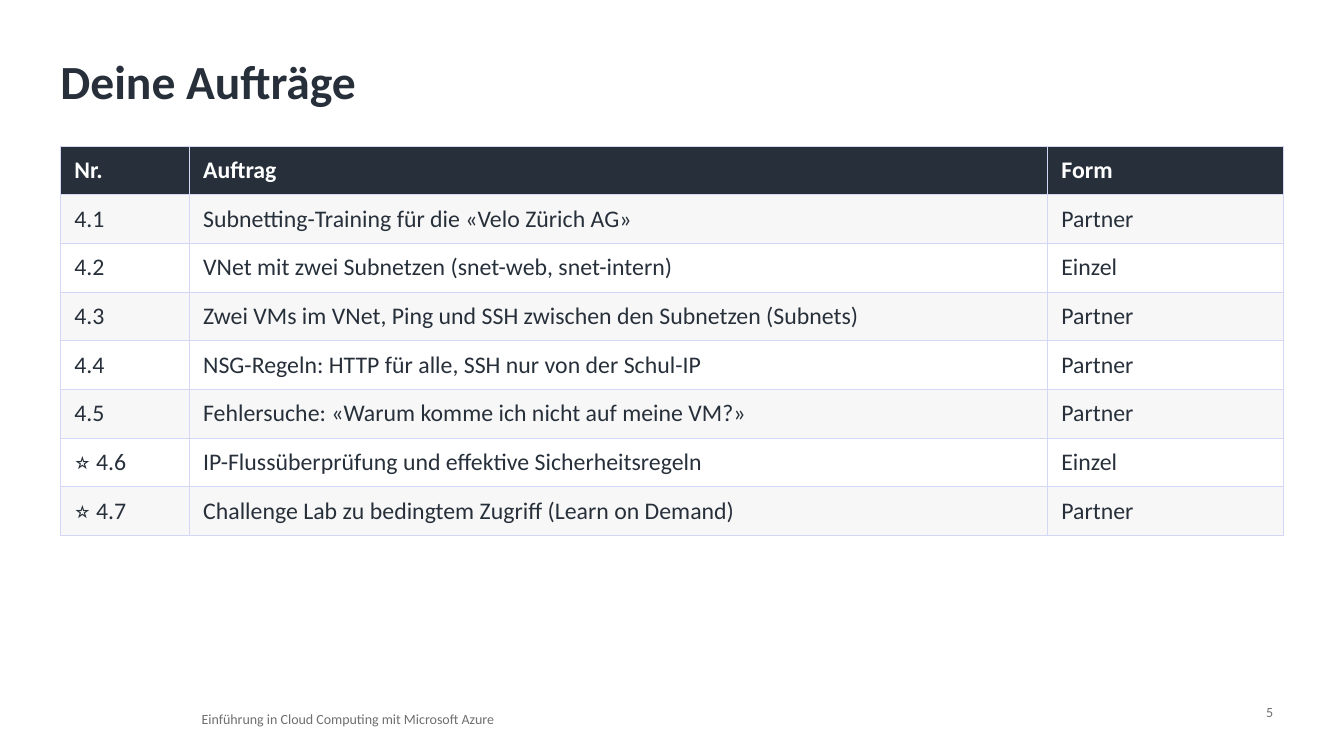
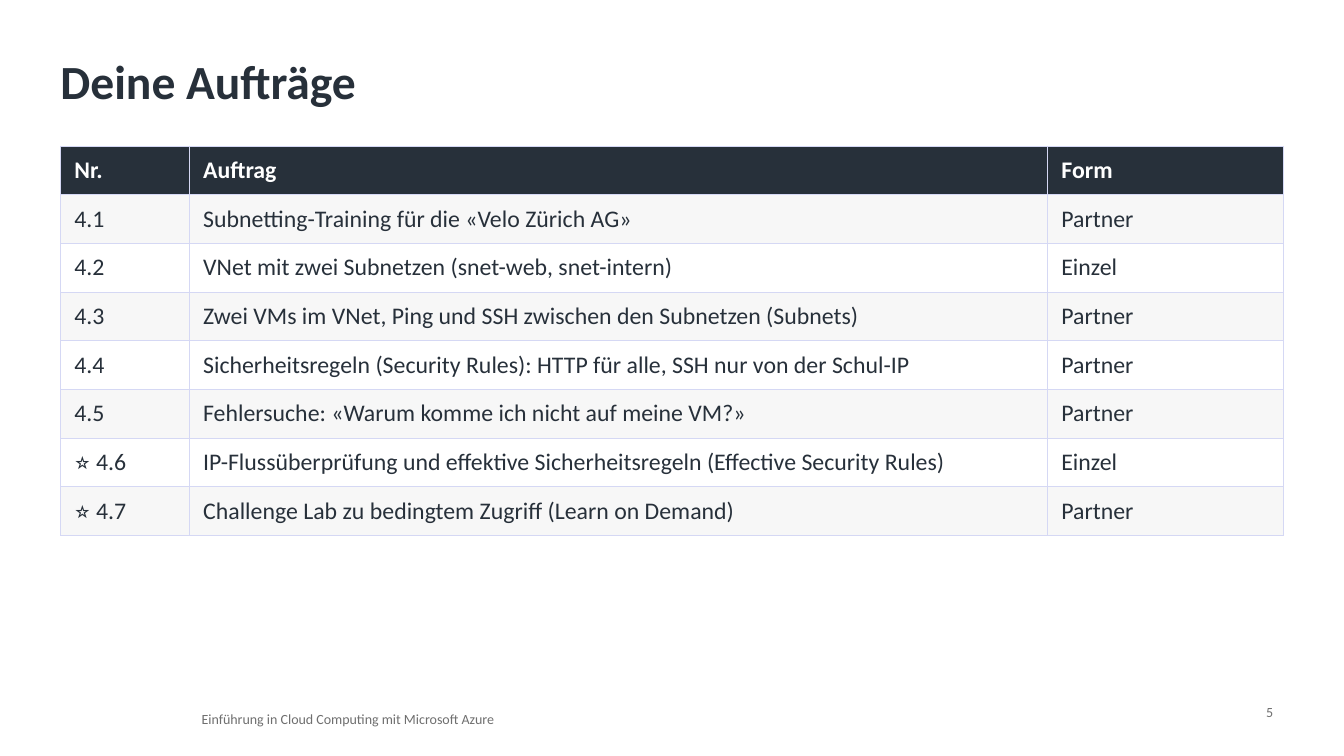
Before and after one commit to pat-teacher/azure-basics-training, a slide deck: slide 5 of praesentationen/tag-4-networking.pptx. Drawn at 1344x756 pixels with LibreOffice and Linux fonts; fonts in the diff are those of the drawing; background and template pictures are left out. Boxes give left, top, right and bottom in pixels: in the first picture for what was removed or moved away, otherwise in the second. Text is boxed around its words. In the diff, an @@ line names an element or a change of style, - is before the commit and + after.

Commit message:
Refactor terminology from NSG rules to Security Rules across documentation and codebase for consistency and clarity. Update related content in README, assignments, solutions, presentations, and glossary. Ensure all references to security rules are accurate and reflect current Azure terminology.

```diff
--- a/praesentationen/tag-4-networking.pptx
+++ b/praesentationen/tag-4-networking.pptx
@@ table at [60,146,1284,527] @@
-row 5, column 2: NSG-Regeln: HTTP für alle, SSH nur von der Schul-IP
+row 5, column 2: Sicherheitsregeln (Security Rules): HTTP für alle, SSH nur von der Schul-IP
-row 7, column 2: IP-Flussüberprüfung und effektive Sicherheitsregeln
+row 7, column 2: IP-Flussüberprüfung und effektive Sicherheitsregeln (Effective Security Rules)
```
Also in this commit, not shown: 2 other slides changed, 17 other files.
